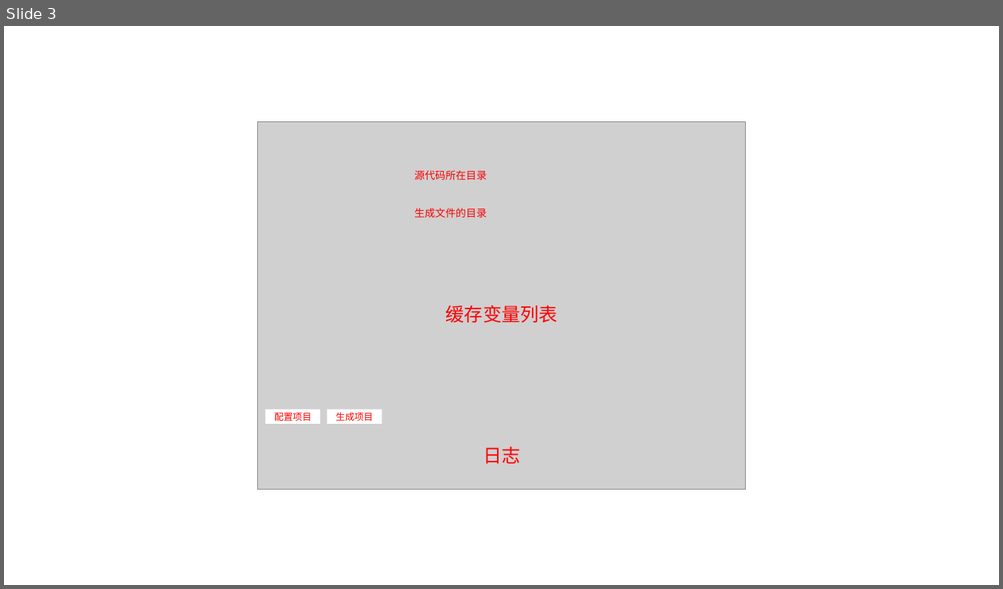
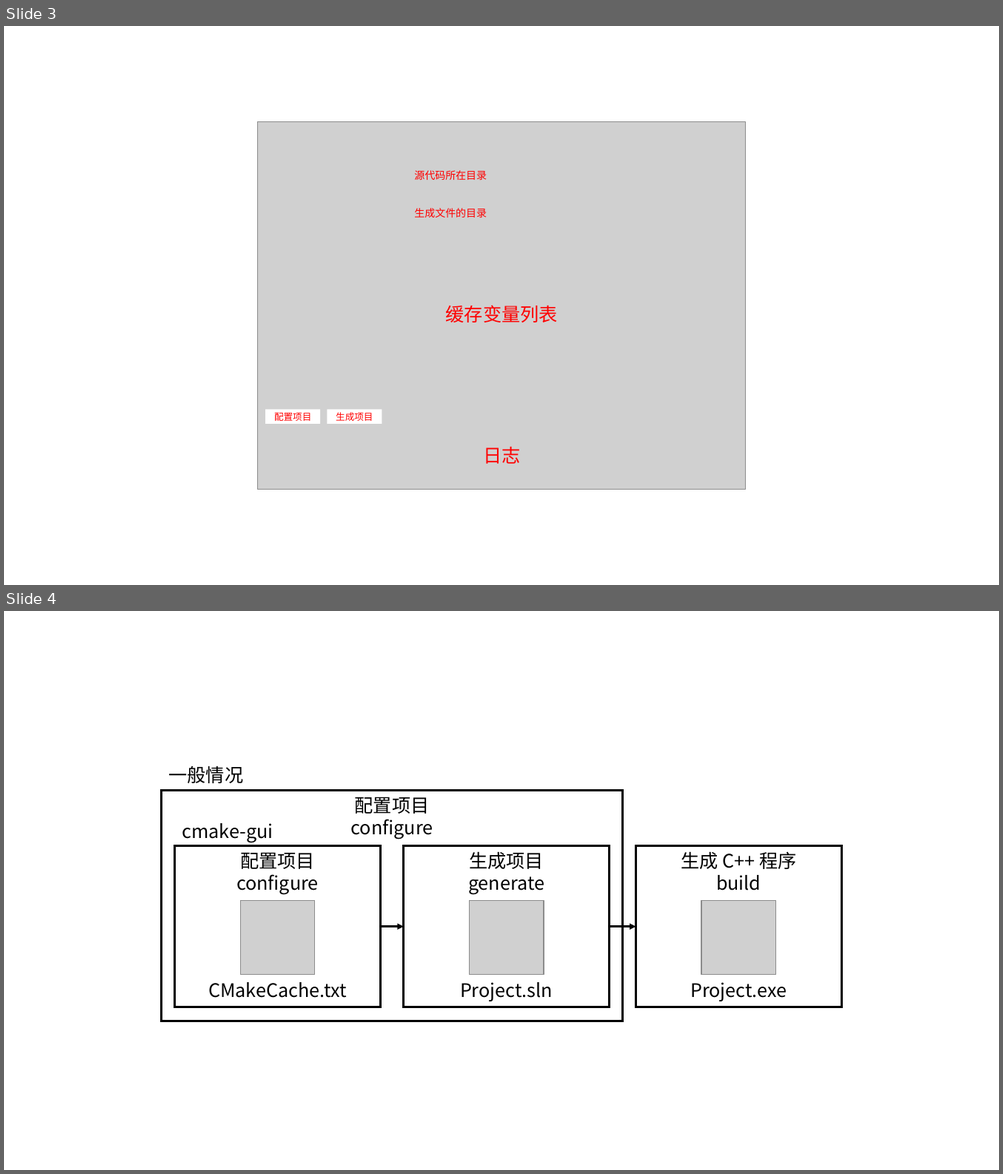
Before and after one commit to UnnamedOrange/Shangshou-CMake, a slide deck: book/assets/figure-source.pptx. Shown one above the other, each under a label of ours: slide 3 before the commit, slides 3 and 4 after it. The pictures are 1003x589 and 1003x1174 pixels, drawn with LibreOffice and Linux fonts; fonts in the diff are those of the drawing; grey boxes stand for pictures. Boxes give left, top, right and bottom in pixels: in the first picture for what was removed or moved away, otherwise in the second. Text is boxed around its words. In the diff, an @@ line names an element or a change of style, - is before the commit and + after.

```diff
--- a/book/assets/figure-source.pptx
+++ b/book/assets/figure-source.pptx
@@ slide 4 added at [4,611,999,1170], background #FFFFFF @@
@@ group added at [162,766,842,1022]: 5 texts, 4 rectangles, 3 pictures, 2 arrows @@
+配置项目
+configure
+CMakeCache.txt
+生成项目
+generate
+Project.sln
+配置项目
+configure
+一般情况
+cmake-gui
+生成 C++ 程序
+build
+Project.exe
```
Also in this commit, not shown: 2 other files.
